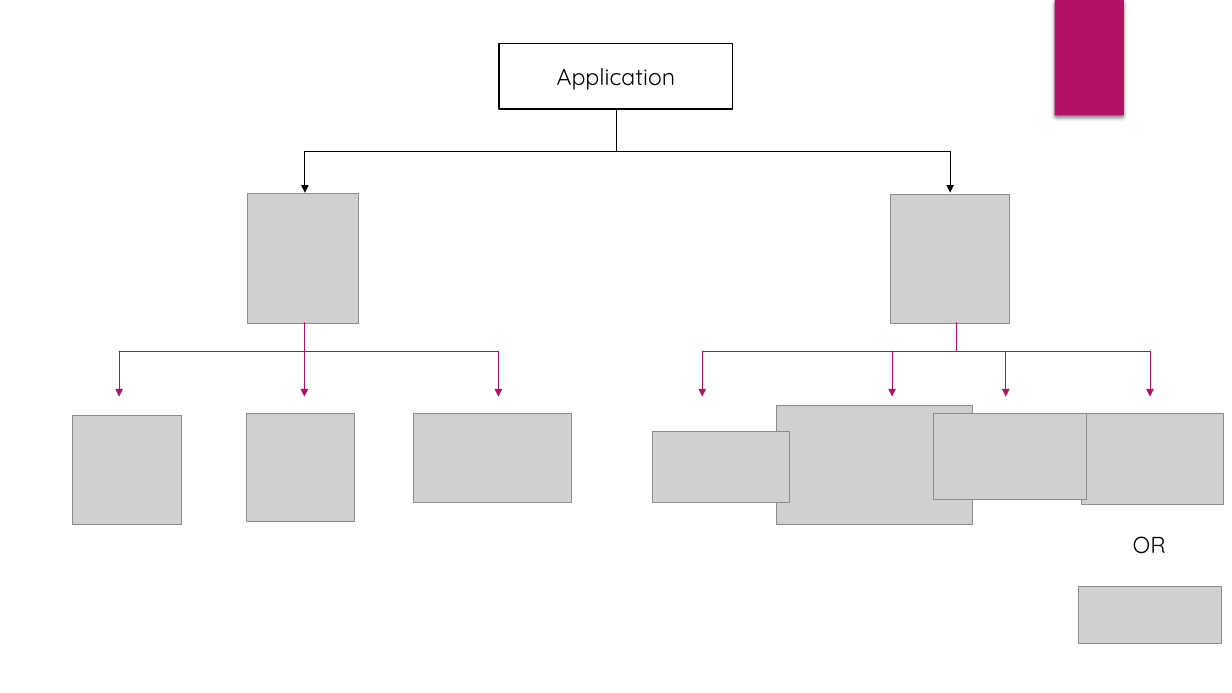
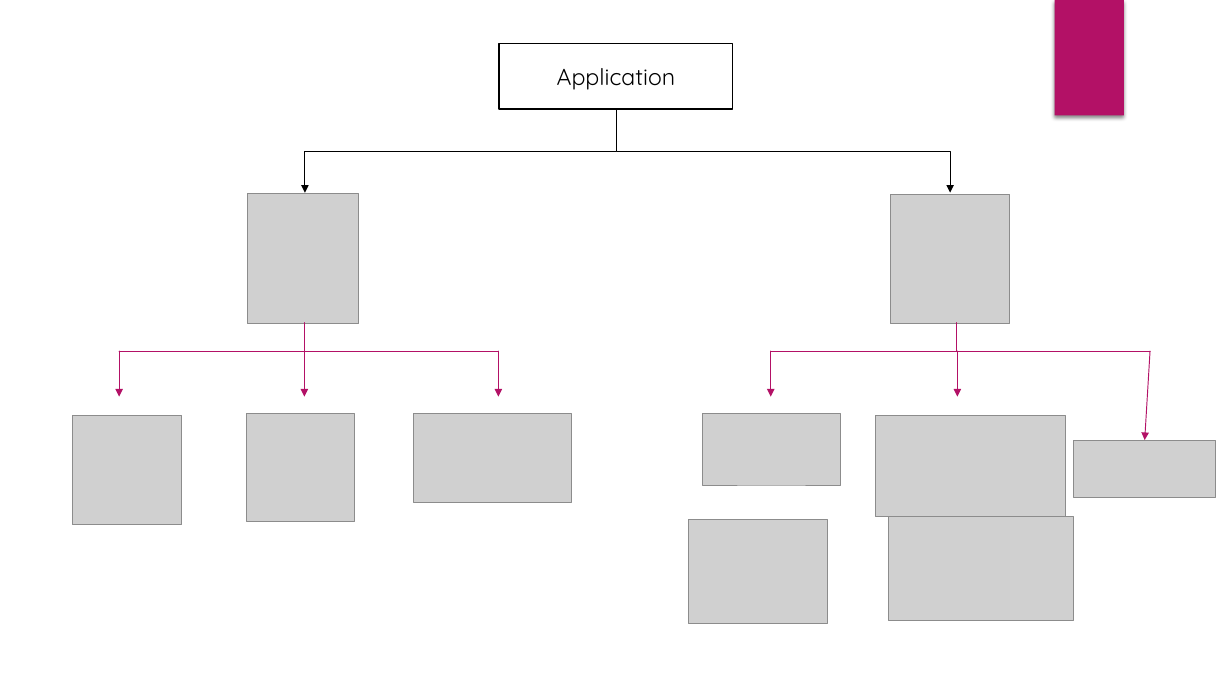
Before and after one commit to ninjasneural/fake_review_predict, a slide deck: slide 6 of Fraud_review_detection_web_app_ProjectPlan.pptx (slide 5 before the commit). Drawn at 1232x693 pixels with LibreOffice and Linux fonts; fonts in the diff are those of the drawing; grey boxes stand for pictures. Boxes give left, top, right and bottom in pixels: in the first picture for what was removed or moved away, otherwise in the second. Text is boxed around its words. In the diff, an @@ line names an element or a change of style, - is before the commit and + after.

```diff
--- a/Fraud_review_detection_web_app_ProjectPlan.pptx
+++ b/Fraud_review_detection_web_app_ProjectPlan.pptx
@@ arrow moved from (702, 351) - (702, 396) to (771, 351) - (771, 396) @@
@@ line moved from (702, 351) - (1151, 351) to (771, 351) - (1151, 351) @@
@@ arrow moved from (892, 351) - (892, 396) to (958, 351) - (958, 396) @@
@@ arrow removed from (1006, 351) to (1006, 396) @@
@@ arrow moved from (1151, 351) - (1151, 396) to (1151, 351) - (1145, 440) @@
@@ picture: place and size @@
-picture at (653, 432, 790, 503)
+picture at (702, 414, 840, 485)
@@ picture removed at (776, 406, 972, 525) @@
@@ picture: place and size @@
-picture at (933, 414, 1086, 500)
+picture at (876, 415, 1067, 517)
@@ picture removed at (1081, 414, 1224, 505) @@
@@ picture: place and size @@
-picture at (1080, 587, 1222, 644)
+picture at (1074, 440, 1216, 497)
@@ picture added at (689, 519, 827, 624) @@
@@ picture added at (889, 517, 1074, 621) @@
@@ text removed at (1133, 536, 1166, 554) @@
-OR
```
Also in this commit, not shown: 4 other slides changed, 3 slides added, 5 slides removed.
